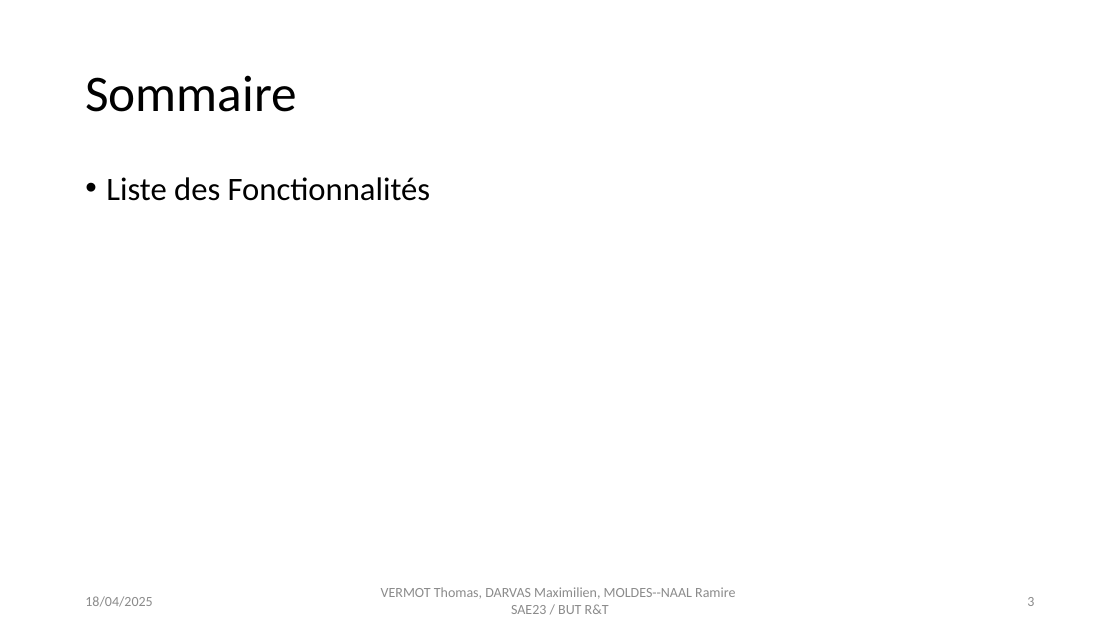
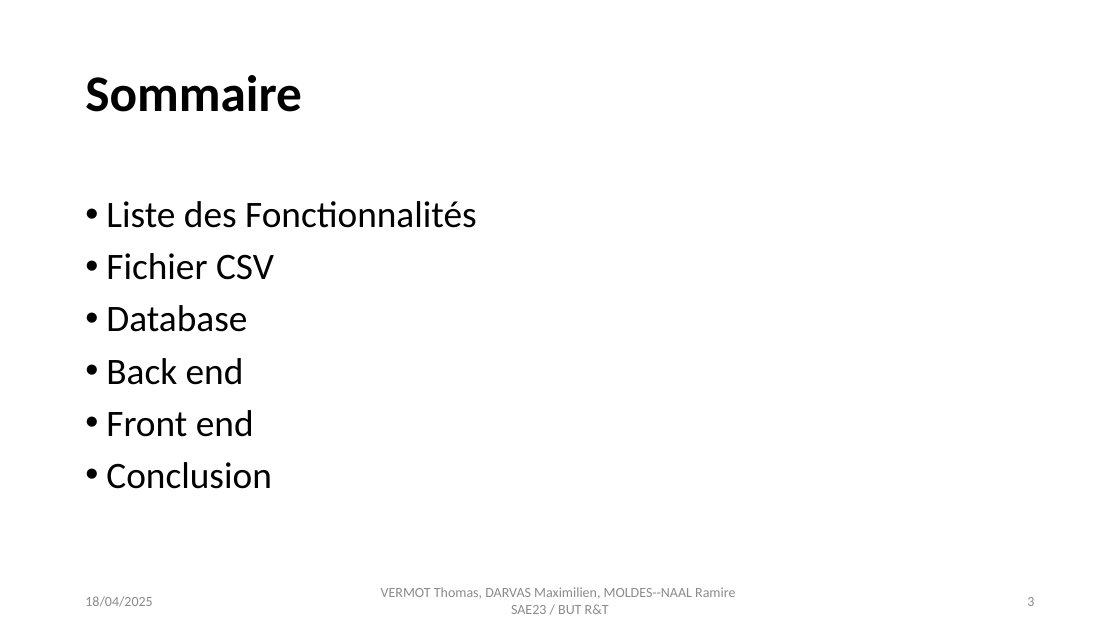
Before and after one commit to smaugue/SAE2.3, a slide deck: slide 3 of Présenation 2.3.pptx. Drawn at 1120x630 pixels with LibreOffice and Linux fonts; fonts in the diff are those of the drawing. Boxes give left, top, right and bottom in pixels: in the first picture for what was removed or moved away, otherwise in the second. Text is boxed around its words. In the diff, an @@ line names an element or a change of style, - is before the commit and + after.

```diff
--- a/Présenation 2.3.pptx
+++ b/Présenation 2.3.pptx
@@ title "Sommaire" at [85,75,302,112]: bold on @@
@@ text "Liste des Fonctionnalités": place and size @@
-text "Liste des Fonctionnalités" at [106,177,430,201]
+text "Liste des Fonctionnalités" at [106,201,477,489]
@@ text at [106,201,477,228]: size 28 to 32 pt in "Liste des Fonctionnalités" @@
@@ text at [106,253,274,489]: paragraphs added @@
+• Fichier CSV
+• Database
+• Back end
+• Front end
+• Conclusion
```
Also in this commit, not shown: 4 other slides changed, 2 slides removed.
